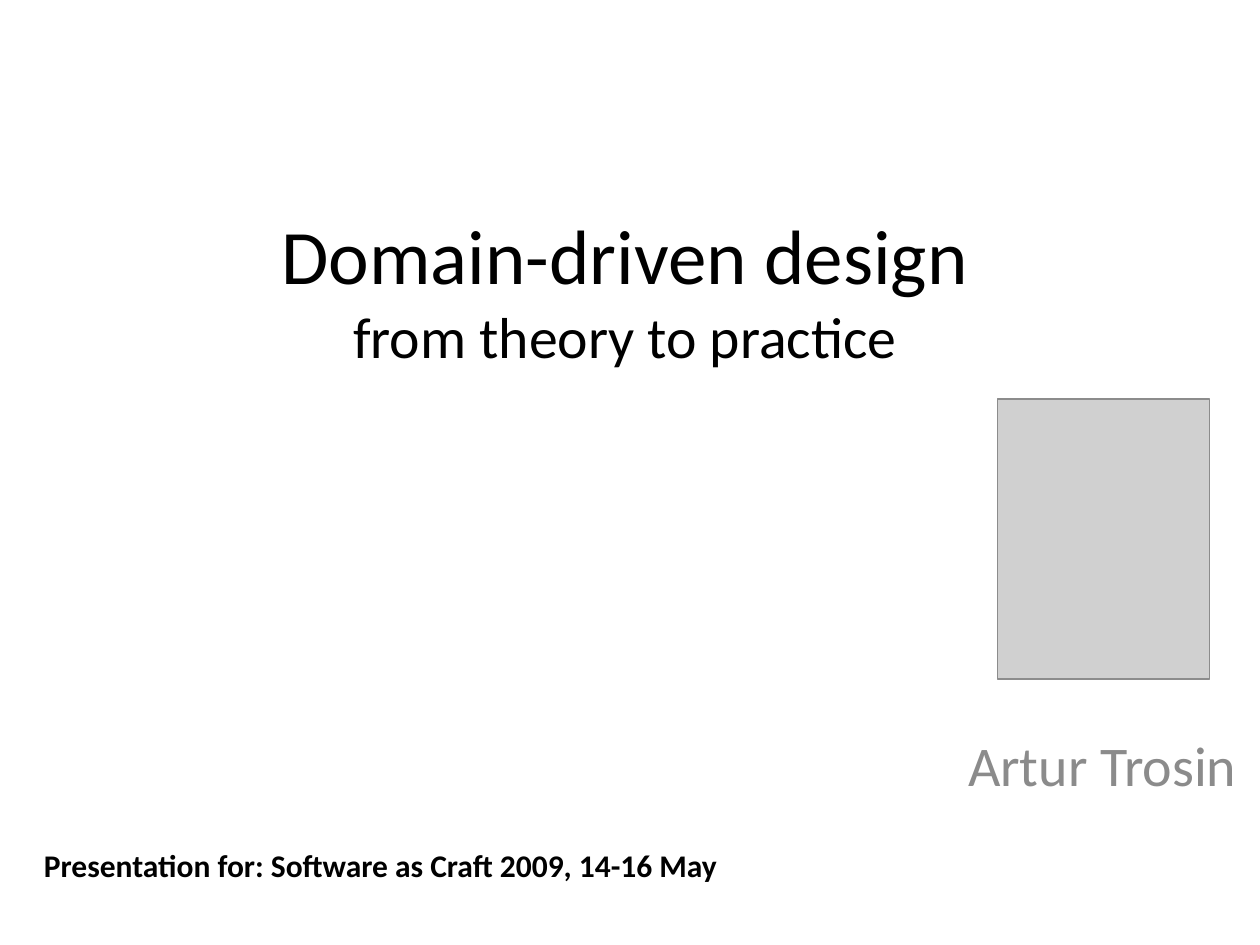
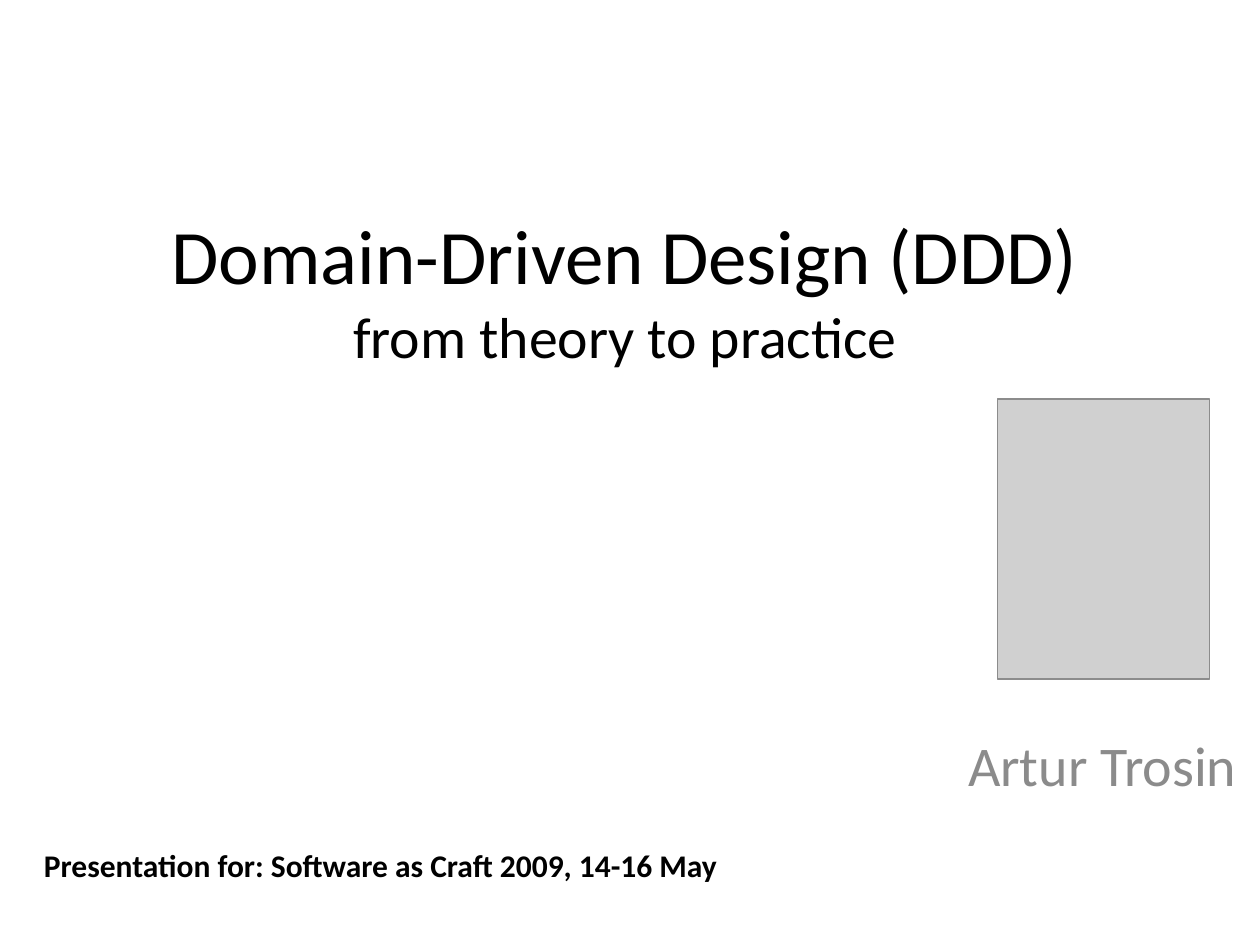
Before and after one commit to arturtv/dddpresentation, a slide deck: slide 1 of Domain-DrivenDesign.A.Trosin.pptx. Drawn at 1260x945 pixels with LibreOffice and Linux fonts; fonts in the diff are those of the drawing; grey boxes stand for pictures. Boxes give left, top, right and bottom in pixels: in the first picture for what was removed or moved away, otherwise in the second. Text is boxed around its words. In the diff, an @@ line names an element or a change of style, - is before the commit and + after.

```diff
--- a/Domain-DrivenDesign.A.Trosin.pptx
+++ b/Domain-DrivenDesign.A.Trosin.pptx
@@ title at <box>171,228,1078,368</box>: text changed; size 33 to 44 pt @@
-Domain-driven design
-from theory to practice
+Domain-Driven Design (DDD)
+from theory to practice
```
Also in this commit, not shown: 6 other slides changed, 2 slides added, 1 slide removed.
